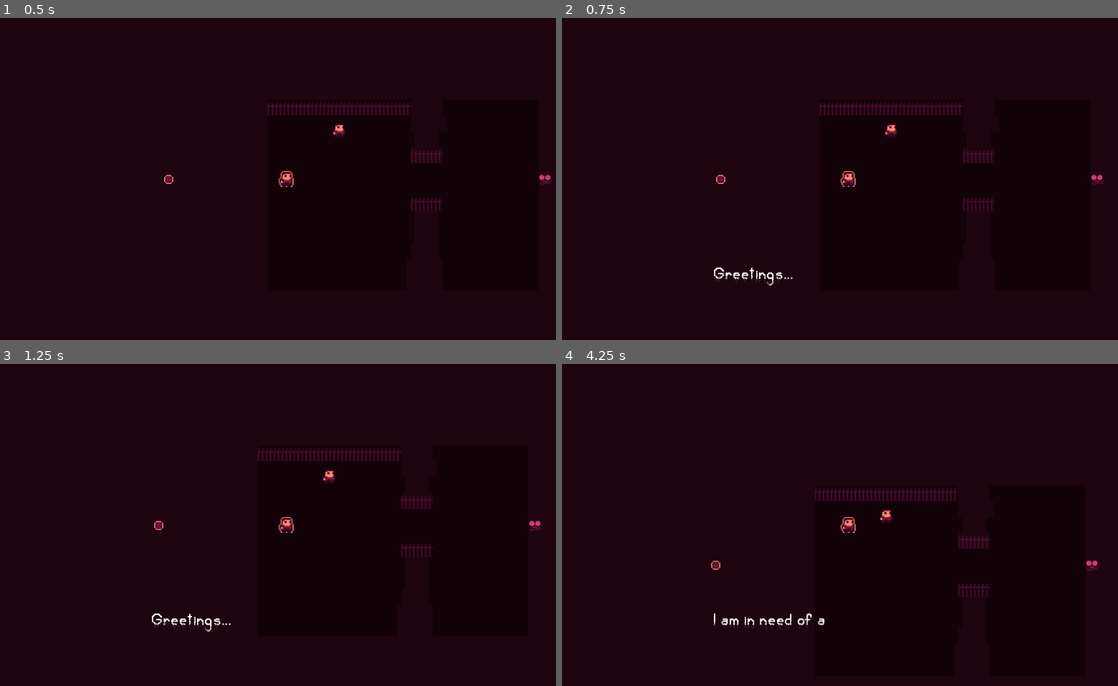
Above: before the commit, frames 1-4 (two rows, left to right).
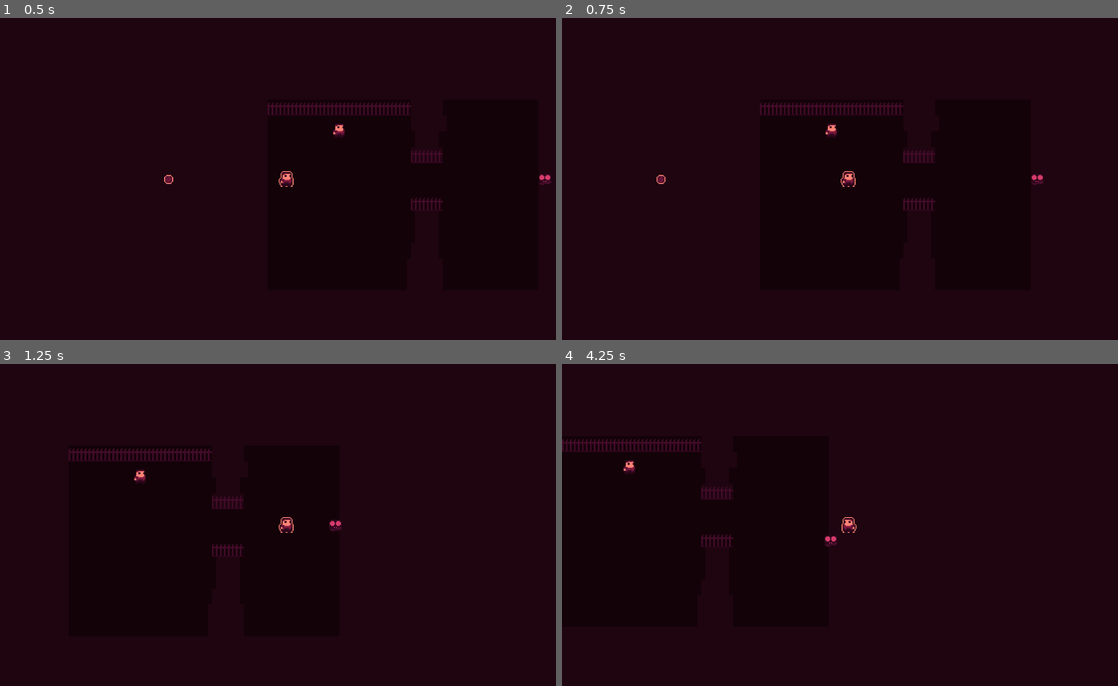
Above: after the commit, the same moments.

Repository: aezalius/ludumdare-53
Game: Godot game, scene res://Main.tscn
Same seed, same stepped clock (60 frames per second), same inputs: the game is played once before the commit and once after it.
Inputs:
- Up to frame 1 (0.5 s): no input
- Up to frame 2 (0.75 s): tap Enter at 0.5 s; hold D (right) from 0.53 s (still down); tap Space (roll) at 0.6 s
- Up to frame 3 (1.25 s): keep holding D (right); tap E (interact, bound only after the commit) at 0.8 s
- Up to frame 4 (4.25 s): release D (right) at 1.28 s; hold S (down) 1.28-2.03 s; tap E (interact, bound only after the commit) at 1.35, 2.3, 2.85, 3.8 s; tap Space (roll) at 1.55, 2.1, 2.75, 3.05, 3.6 s; hold D (right) 2.03-2.78 s; hold W (up) 2.78-3.53 s; hold A (left) from 3.53 s (still down)

Frame 1 is identical in both runs. In frame 2, 1.4% of the frame differs, in the area x 17-98%, y 26-84%; in frame 3, 1.5%, in the area x 12-98%, y 26-84%; in frame 4, 1.5%.

Commit message:
Added rolling

Diff:
--- a/Godot/Entities/Player/Player.gd
+++ b/Godot/Entities/Player/Player.gd
@@ -11,11 +11,22 @@
 const SPEED = 150.0
 var movement_enabled = true
 
+# Rolling
+const ROLL_ACCEL_MULT = 3.0
+var is_rolling = false
+var can_roll = true
+@onready var roll_timer: Timer = $RollTimer
+@onready var roll_cooldown: Timer = $RollCooldown
+
 var holding_package = false
 
 func _ready():
 	QuestHandler.stop_movement.connect(stop_movement)
 	QuestHandler.free_movement.connect(free_movement)
+	roll_timer.set_wait_time(0.3)
+	roll_timer.connect("timeout", func(): is_rolling = false; free_movement())
+	roll_cooldown.set_wait_time(0.4)
+	roll_cooldown.connect("timeout", func(): can_roll = true)
 
 func stop_movement():
 	movement_enabled = false
@@ -26,7 +37,7 @@
 func _physics_process(_delta):
 	if Input.is_action_just_pressed("menu"):
 		get_tree().quit()
-	if Input.is_action_just_pressed("roll"):
+	if Input.is_action_just_pressed("interact"):
 		for body in interact_area.get_overlapping_bodies():
 			if body.is_in_group("questgiver"):
 				body.interact(package_sprite.visible)
@@ -43,13 +54,22 @@
 			package_instance.global_position = package_sprite.global_position
 			get_tree().root.add_child(package_instance)
 
-
 	# Get the input direction and handle the movement/deceleration.
 	# As good practice, you should replace UI actions with custom gameplay actions.
 	var direction = Input.get_vector("left","right","up", "down");
+	var new_velocity = direction * SPEED
 	if movement_enabled:
-		velocity = direction * SPEED
-		if velocity != Vector2.ZERO:
+		if Input.is_action_just_pressed("roll") and can_roll:
+			is_rolling = true
+			stop_movement()
+			can_roll = false
+			roll_timer.start()
+			roll_cooldown.start() # apparently cannot be called in a function called elsewhere, huh
+
+		if is_rolling:
+			new_velocity *= ROLL_ACCEL_MULT
+
+		if new_velocity != Vector2.ZERO:
 			anim_player.play("Walking")
 			if direction.x < 0:
 				sprite.flip_h = true
@@ -57,6 +77,13 @@
 				sprite.flip_h = false
 		else:
 			anim_player.play("Standing")
+
+		velocity = new_velocity
+
+	elif is_rolling:
+		if new_velocity != Vector2.ZERO:
+			new_velocity *= ROLL_ACCEL_MULT
+			velocity = velocity.slerp(new_velocity, 0.5)
 	else:
 		velocity = Vector2.ZERO
 
--- a/Godot/Entities/Player/Player.tscn
+++ b/Godot/Entities/Player/Player.tscn
@@ -111,3 +111,7 @@
 libraries = {
 "": SubResource("AnimationLibrary_5wsrp")
 }
+
+[node name="RollTimer" type="Timer" parent="."]
+
+[node name="RollCooldown" type="Timer" parent="."]
--- a/Godot/project.godot
+++ b/Godot/project.godot
@@ -55,6 +55,11 @@
 "events": [Object(InputEventKey,"resource_local_to_scene":false,"resource_name":"","device":-1,"window_id":0,"alt_press …(182 unchanged characters)…
 ]
 }
+interact={
+"deadzone": 0.5,
+"events": [Object(InputEventKey,"resource_local_to_scene":false,"resource_name":"","device":-1,"window_id":0,"alt_pressed":false,"shift_pressed":false,"ctrl_pressed":false,"meta_pressed":false,"pressed":false,"keycode":0,"physical_keycode":69,"key_label":0,"unicode":101,"echo":false,"script":null)
+]
+}
 
 [rendering]
 
Not shown, changed: LD53-Obsidian/Delivery.md
